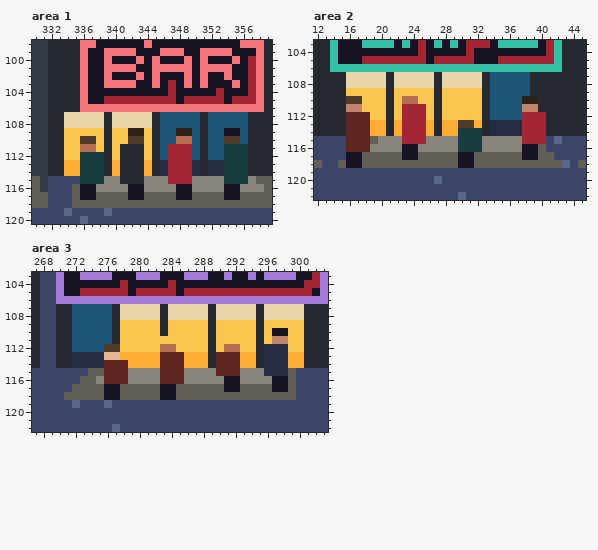
One commit to this pixel-art file: art/backdrops/backdrop-yonge-street.aseprite. The picture above is the old version.
360x158 pixels, 1 frame. Shown: area 1: x 330..359, y 98..120; area 2: x 12..45, y 103..122; area 3: x 267..303, y 103..122. The commit also changed other parts of the picture, which this record leaves out.
And afterwards:
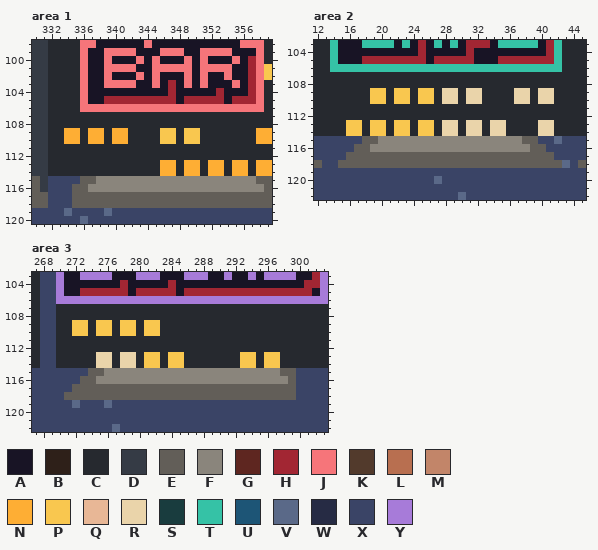
Palette (. is transparent): A #181425  B #2e2019  C #26292f  D #353b45  E #625e58  F #8a857c  G #5e2620  H #a22633  J #f6757a  K #523a2c  L #b86f50  M #c28569  N #feae34  P #f9c74f  Q #e8b796  R #ead4aa  S #193c3e  T #35c2a6  U #1d5576  V #5a6988  W #262b44  X #3a4466  Y #a77bd9
Difference:
Changed rows in their new state; - is an unchanged pixel.
Area 1:
first column x 359:
101 P
102 P
first column x 334:
107 CCCCC-CCCCC-CCCCC-CCCCC---
108 CCCCC-CCCCC-CCCCC-CCCCC---
109 NNCNN-NNCCC-PPCPP-CCCCC-NN
110 NNCNN-NNCCC-PPCPP-CCCCC-NN
111 CCCCC-C---C-CCCCC-CCCCC---
112 CCCCC-C---C-CCCCC-CCCCC---
113 CCCCC-C---C-NNCNN-NNCNN-NN
114 CCCCC-C---C-NNCNN-NNCNN-NN
115 --EEF--FFF---FFF----FFF---
116 --EF----FF----FF----FF----
117 --EE----EE----EE----EE----
Area 2:
first column x 16:
107 CCCCC-CCCCC-CCCCC-CCCCC---
108 CCCCC-CCCCC-CCCCC-CCCCC---
109 CCC-----C---RRCRR-CCCRR-RR
110 CCC----PC---RRCRR-CCCRRCRR
111 CCCCC-CCCCC-CCCCC-CCCCCC--
112 CCCCC-CCCCC-CCCCC-CCCCCCC-
113 PPCPP-PPCPP-RRCRR-RRCCCCRR
114 PPCPP-PPCPP-RRCRR-RRCCCCRR
115 XXE----FFF----FFF-----EEX-
116 XEE----FF-----FFF-----FE--
117 EE-----EE-----EE------EE--
118 EE------------EE----------
Area 3:
first column x 272:
107 CCCCC-CCCCC-CCCCC-CCCCC-CCCCC
108 CCCCC-CCCCC-CCCCC-CCCCC-CCCCC
109 PPCPP---C---CCCCC-CCCCC-CCCCC
110 PPCPP---C---CCCCC-CCCCC-CCCCC
111 CCCCC-CCCCCCCCCCC-CCCCC-CCCCC
112 CCCCCCCCCCCCCCCCC-CCCCC-CCCCC
113 CCCRRCRRCPPCPPCCC-CCCPP-PPCCC
114 CCCRRCRRCPPCPPCCC-CCCPP-PPCCC
115 ----FFF----FFF----FFF---FFE--
116 ----FFF----FFF-----FF----FF--
117 ----EE-----EE------EE----EE--
118 ----EE-----EE----------------
Changed places in both pictures, as pixel boxes (x1, y1, x2, y2):
changed: (264, 64, 272, 80)
changed: (64, 112, 272, 200)
changed: (346, 72, 554, 168)
changed: (72, 304, 304, 400)
